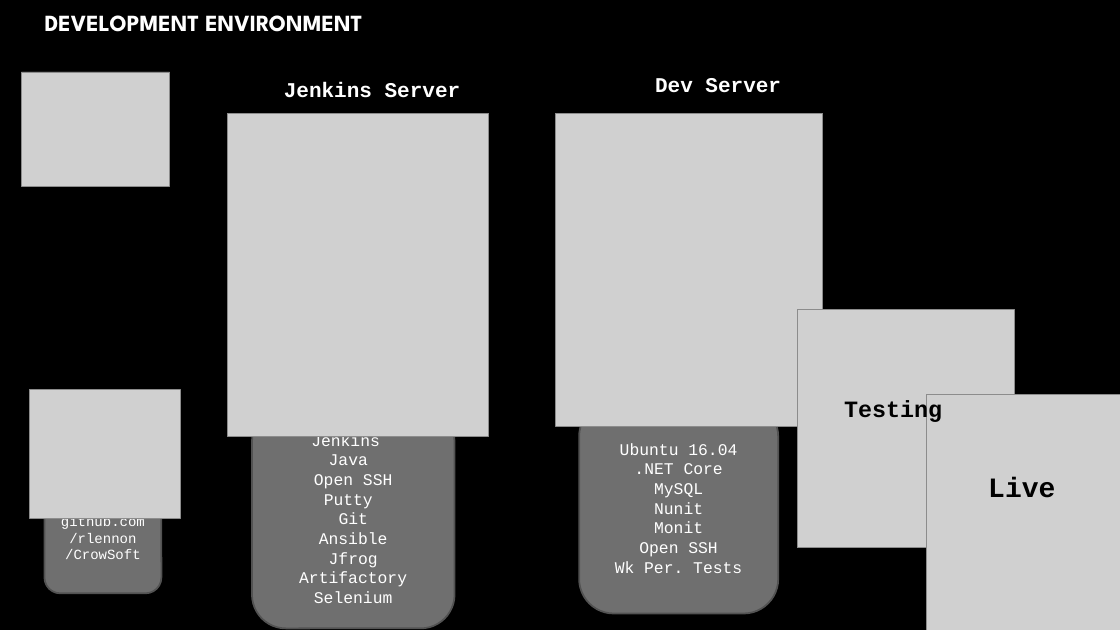
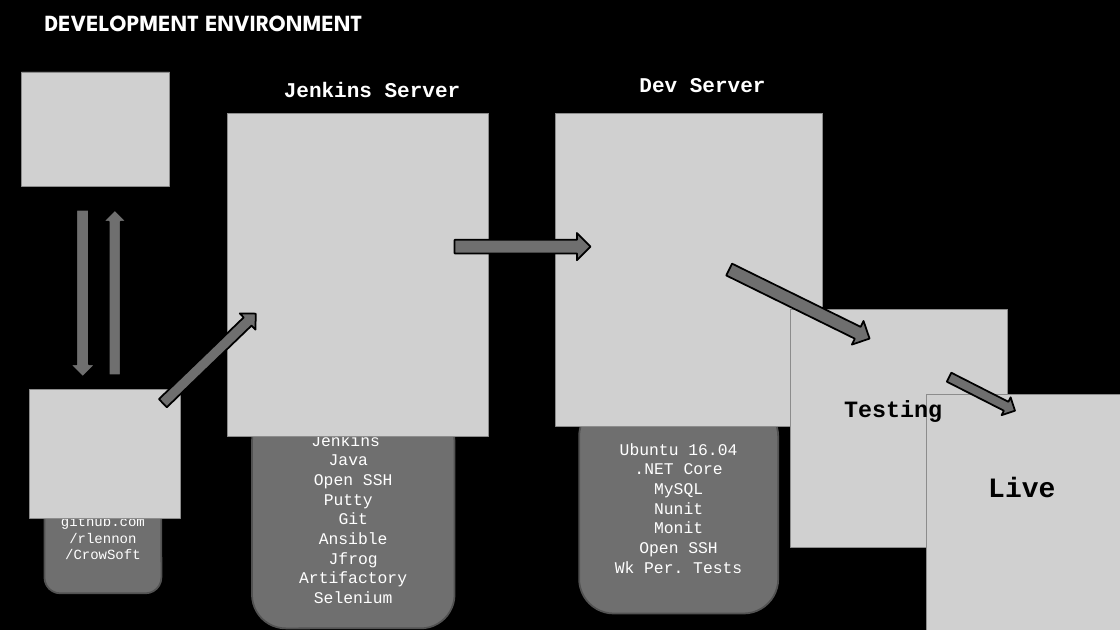
Before and after one commit to rlennon/CrowSoft, a slide deck: slide 7 of Documentation/CrowSoft.pptx (slide 6 before the commit). Drawn at 1120x630 pixels with LibreOffice and Linux fonts; fonts in the diff are those of the drawing; grey boxes stand for pictures; background and template pictures are left out. Boxes give left, top, right and bottom in pixels: in the first picture for what was removed or moved away, otherwise in the second. Text is boxed around its words. In the diff, an @@ line names an element or a change of style, - is before the commit and + after.

```diff
--- a/Documentation/CrowSoft.pptx
+++ b/Documentation/CrowSoft.pptx
@@ text "Dev Server" moved from (x1=655, y1=78, x2=781, y2=93) to (x1=639, y1=78, x2=766, y2=93) @@
@@ down arrow added at (x1=70, y1=210, x2=95, y2=377), fill #6F6F6F, outline #000000 1.5 pt @@
@@ down arrow added at (x1=103, y1=210, x2=127, y2=376), fill #6F6F6F, outline #000000 1.5 pt @@
@@ right arrow added at (x1=455, y1=233, x2=591, y2=260), fill #6F6F6F, outline #000000 1.5 pt @@
@@ right arrow added at (x1=723, y1=258, x2=875, y2=350), fill #6F6F6F, outline #000000 1.5 pt @@
@@ right arrow added at (x1=155, y1=305, x2=264, y2=411), fill #6F6F6F, outline #000000 1.5 pt @@
@@ picture moved from (x1=797, y1=310, x2=1015, y2=548) to (x1=791, y1=310, x2=1008, y2=548) @@
@@ right arrow added at (x1=945, y1=368, x2=1020, y2=420), fill #6F6F6F, outline #000000 1.5 pt @@
```
Also in this commit, not shown: 3 other slides changed, 4 slides added, 1 slide removed.
